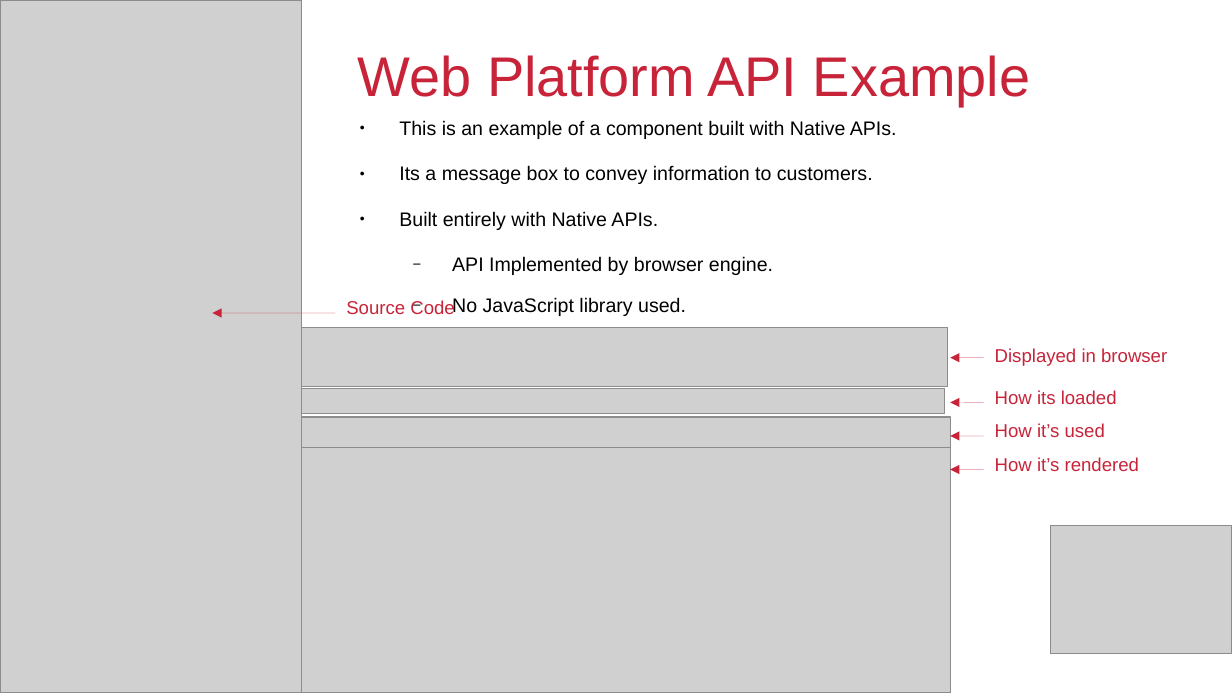
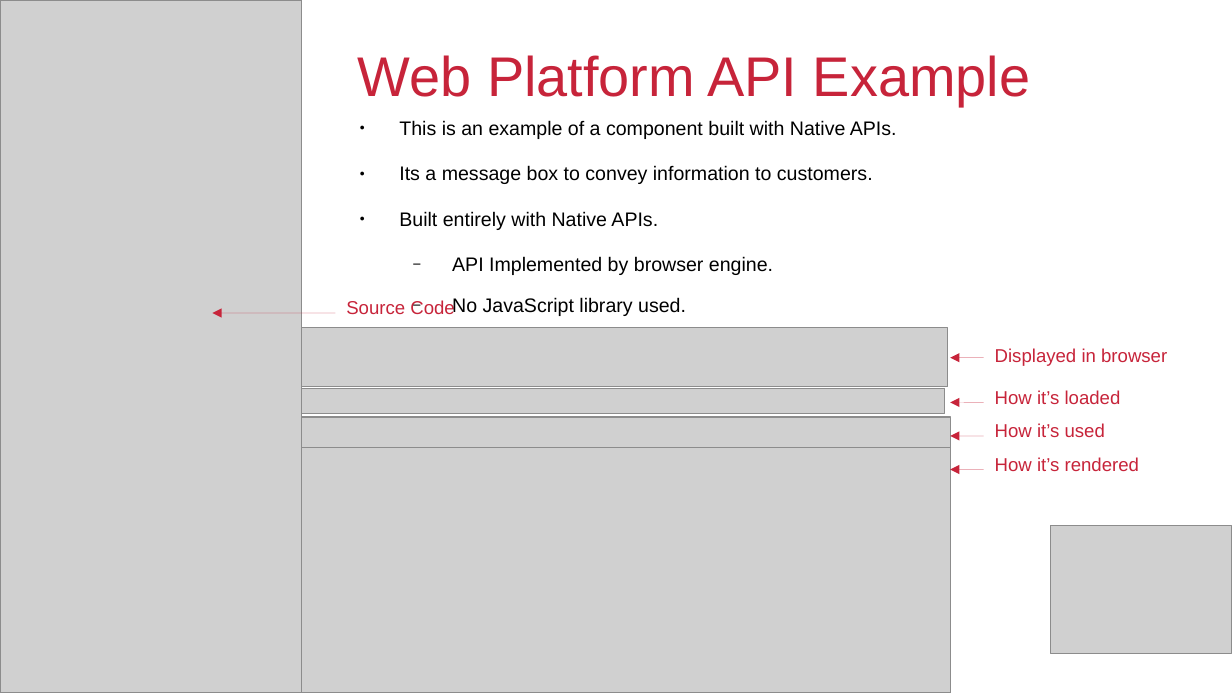
Before and after one commit to QuiWorks/wc-presentation, a slide deck: slide 5 of wc-pp-presentation.odp. Drawn at 1232x693 pixels with LibreOffice and Linux fonts; fonts in the diff are those of the drawing; grey boxes stand for pictures; background and template pictures are left out. Boxes give left, top, right and bottom in pixels: in the first picture for what was removed or moved away, otherwise in the second. Text is boxed around its words. In the diff, an @@ line names an element or a change of style, - is before the commit and + after.

```diff
--- a/wc-pp-presentation.odp
+++ b/wc-pp-presentation.odp
@@ text at (995, 390, 1121, 404): text changed @@
-How its loaded
+How it’s loaded
```
Also in this commit, not shown: 8 other slides changed.
